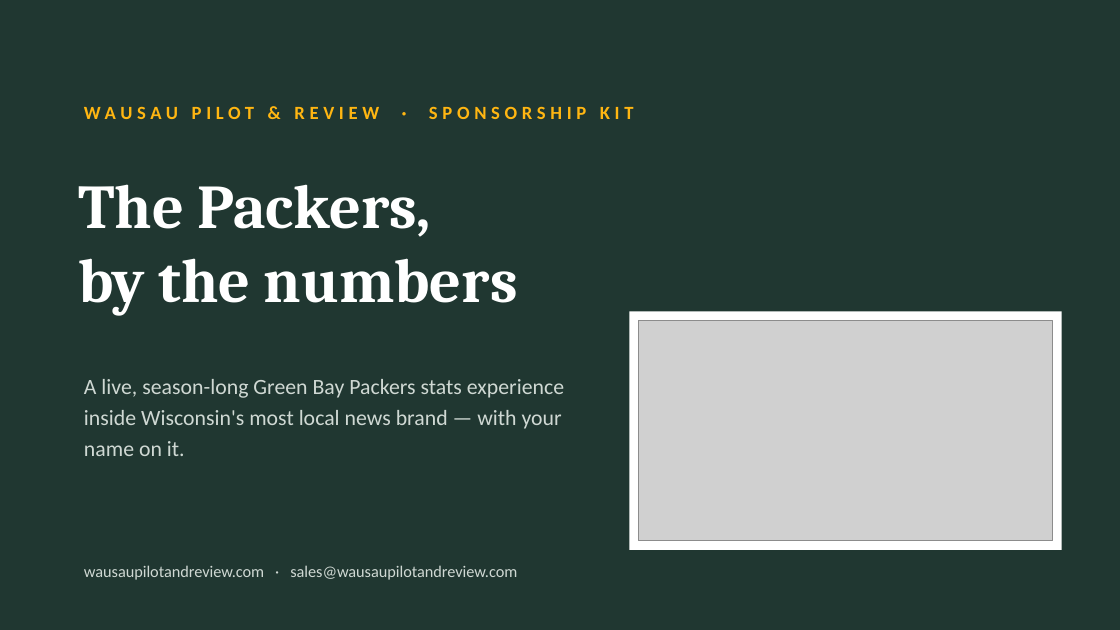
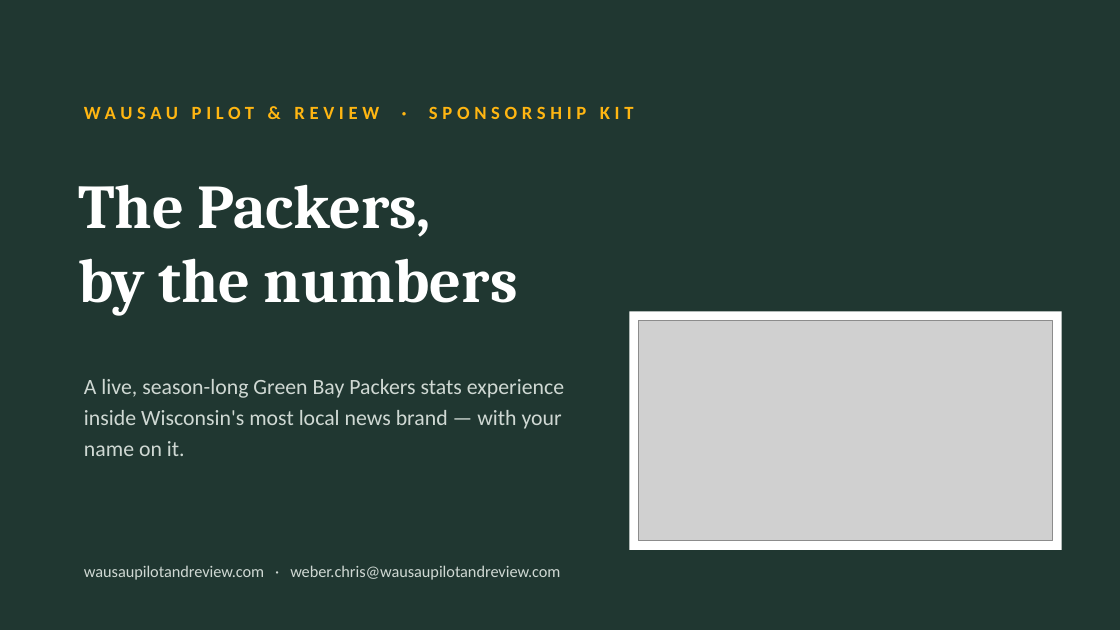
Before and after one commit to RowanFlynnPilot/wpr-packers-tracker, a slide deck: slide 1 of docs/sponsor-deck.pptx. Drawn at 1120x630 pixels with LibreOffice and Linux fonts; fonts in the diff are those of the drawing; grey boxes stand for pictures. Boxes give left, top, right and bottom in pixels: in the first picture for what was removed or moved away, otherwise in the second. Text is boxed around its words. In the diff, an @@ line names an element or a change of style, - is before the commit and + after.

```diff
--- a/docs/sponsor-deck.pptx
+++ b/docs/sponsor-deck.pptx
@@ text at (x1=84, y1=565, x2=560, y2=580): text changed @@
-wausaupilotandreview.com · sales@wausaupilotandreview.com
+wausaupilotandreview.com · weber.chris@wausaupilotandreview.com
```
Also in this commit, not shown: 3 other slides changed, 8 other files.
